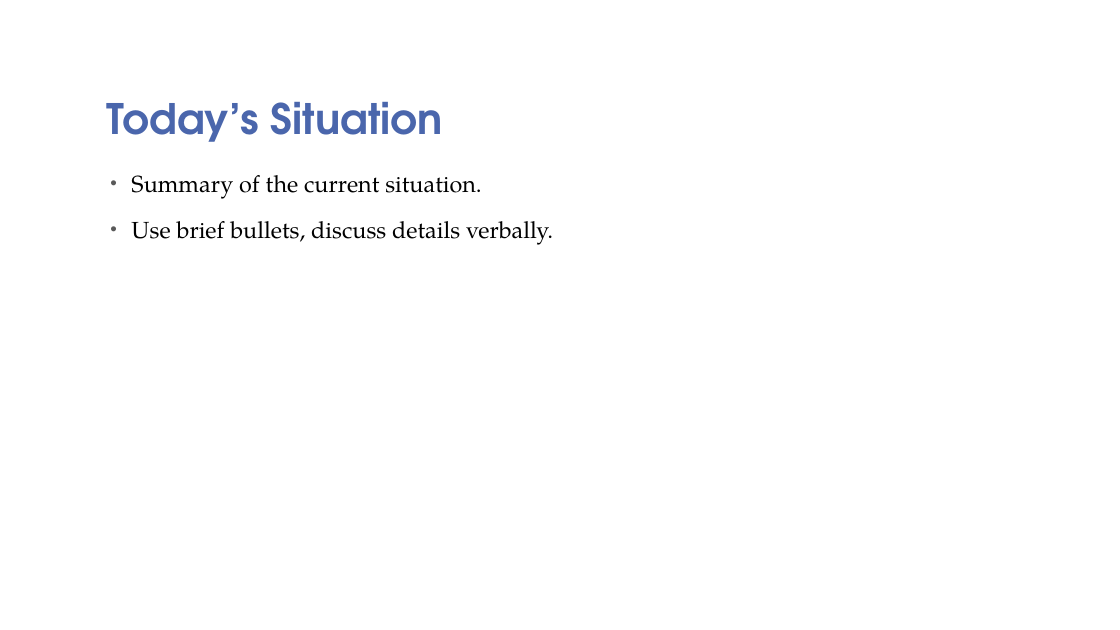
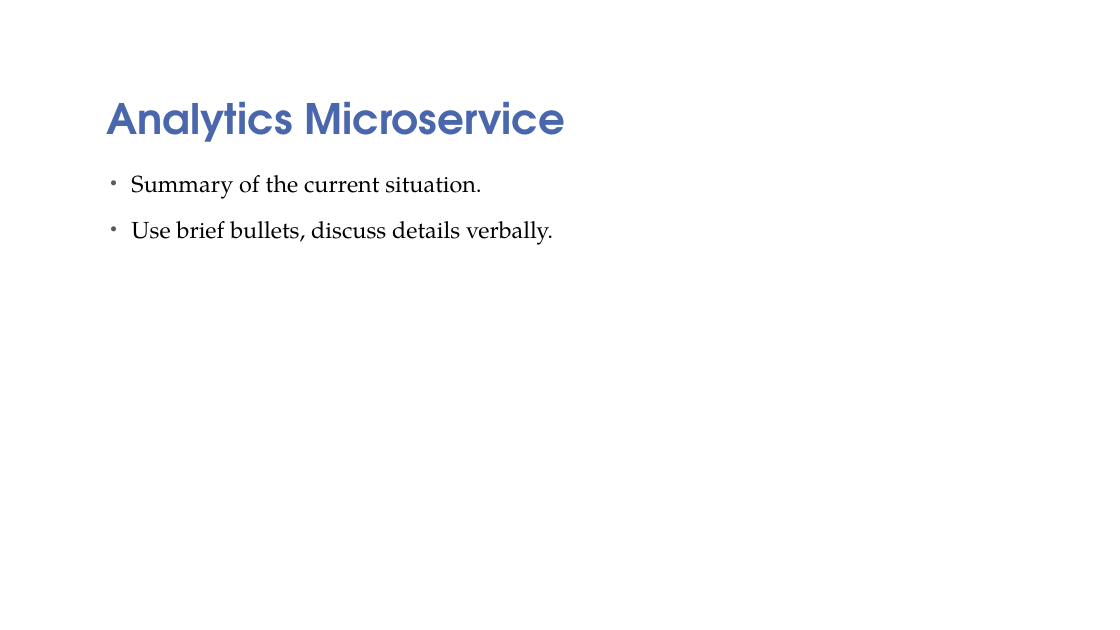
Before and after one commit to deutschah/IOT2, a slide deck: slide 4 of Internet stvari i servisa2.pptx. Drawn at 1120x630 pixels with LibreOffice and Linux fonts; fonts in the diff are those of the drawing; background and template pictures are left out. Boxes give left, top, right and bottom in pixels: in the first picture for what was removed or moved away, otherwise in the second. Text is boxed around its words. In the diff, an @@ line names an element or a change of style, - is before the commit and + after.

Commit message:
Microservices connected, REST API works

```diff
--- a/Internet stvari i servisa2.pptx
+++ b/Internet stvari i servisa2.pptx
@@ title at (106, 102, 565, 142): text changed @@
-Today’s Situation
+Analytics Microservice
```
Also in this commit, not shown: 2 other slides changed, 1 slide added, 1 slide removed, 11 other files.
